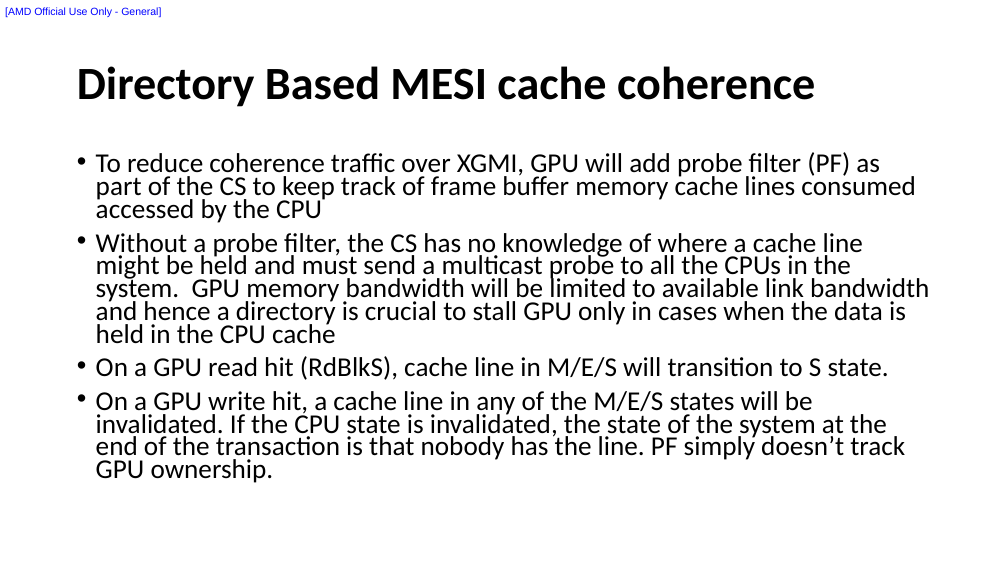
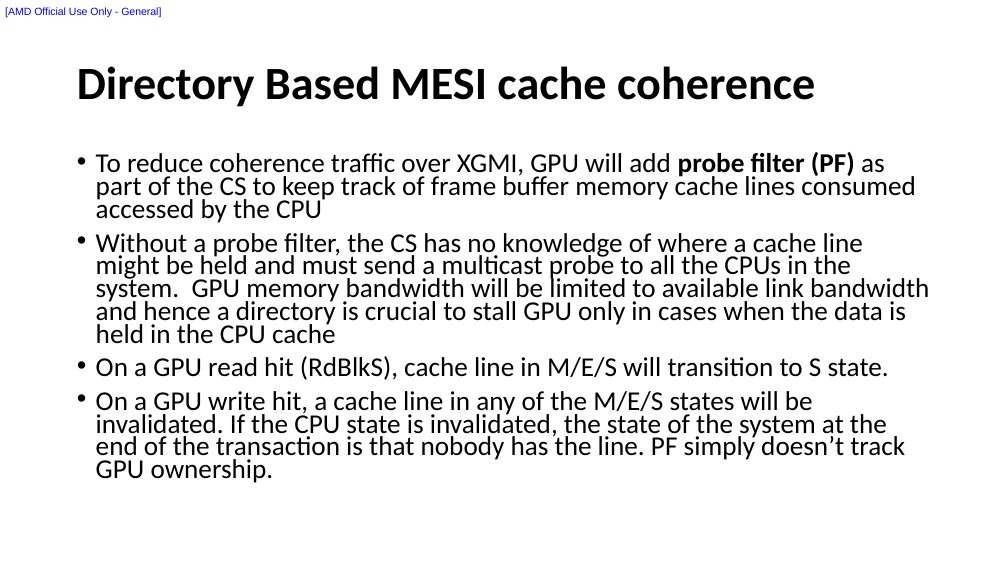
Before and after one commit to saurabhAMD/Cache_coherency, a slide deck: slide 19 of FineVsCourseMemory.pptx (slide 17 before the commit). Drawn at 1008x567 pixels with LibreOffice and Linux fonts; fonts in the diff are those of the drawing. Boxes give left, top, right and bottom in pixels: in the first picture for what was removed or moved away, otherwise in the second. Text is boxed around its words. In the diff, an @@ line names an element or a change of style, - is before the commit and + after.

```diff
--- a/FineVsCourseMemory.pptx
+++ b/FineVsCourseMemory.pptx
@@ text at <box>96,152,915,223</box>: bold on in "probe filter (PF)" @@
```
Also in this commit, not shown: 5 other slides changed, 1 slide added.
